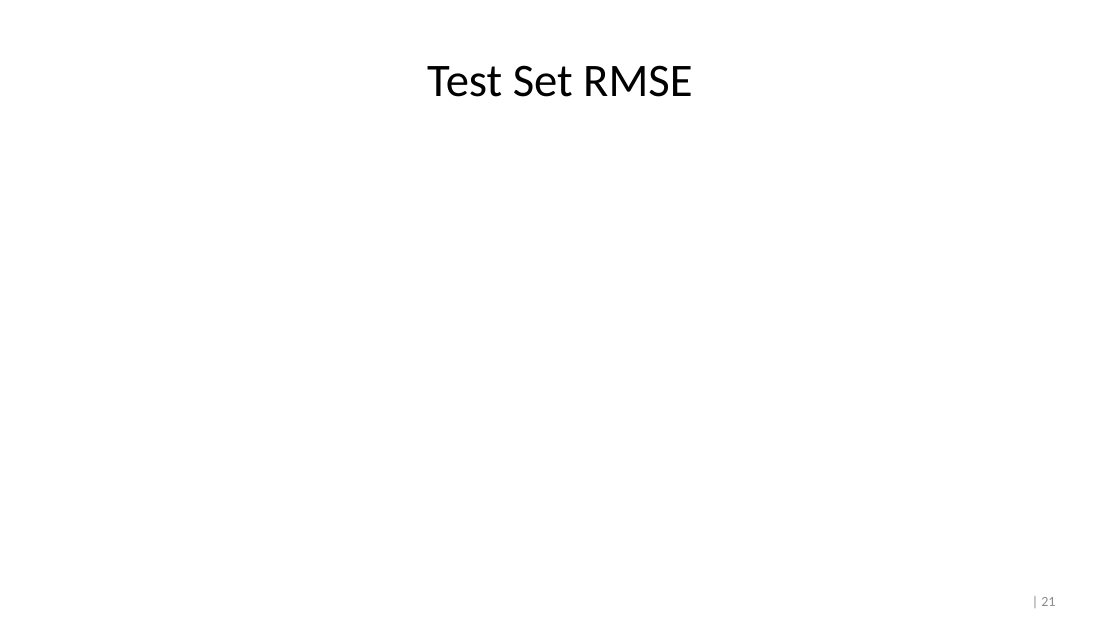
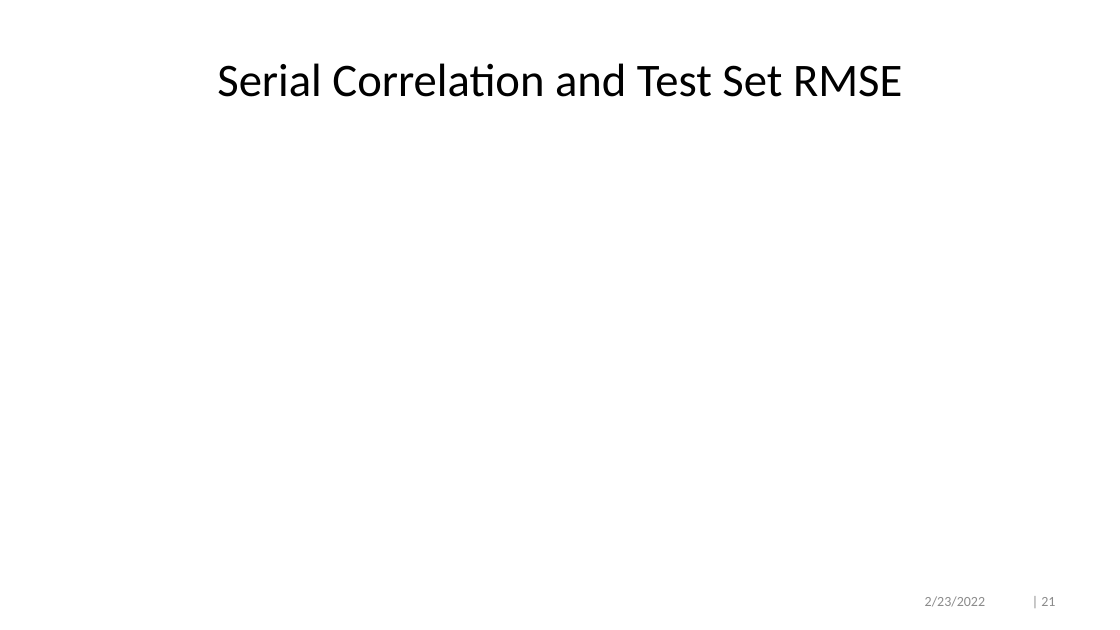
Before and after one commit to crossxwill/Northwestern_MSIA_2022, a slide deck: slide 21 of time_series_regression.pptx. Drawn at 1120x630 pixels with LibreOffice and Linux fonts; fonts in the diff are those of the drawing. Boxes give left, top, right and bottom in pixels: in the first picture for what was removed or moved away, otherwise in the second. Text is boxed around its words. In the diff, an @@ line names an element or a change of style, - is before the commit and + after.

```diff
--- a/time_series_regression.pptx
+++ b/time_series_regression.pptx
@@ title at [217, 63, 902, 97]: text changed @@
-Test Set RMSE
+Serial Correlation and Test Set RMSE
@@ text added at [925, 596, 985, 607], 12 pt, text #8C8C8C @@
+2/23/2022
```
Also in this commit, not shown: 30 other slides changed, 2 other files.
